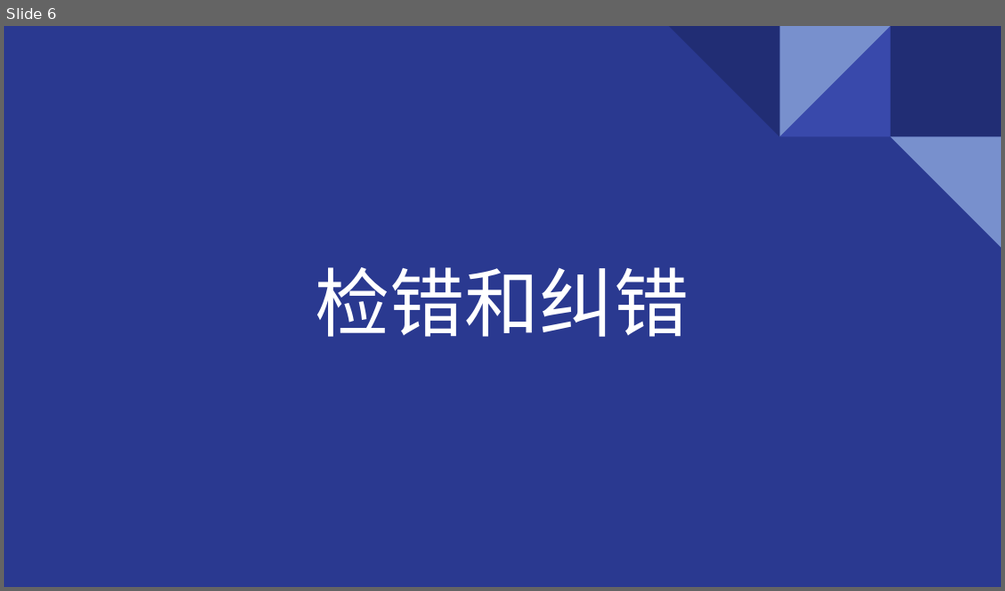
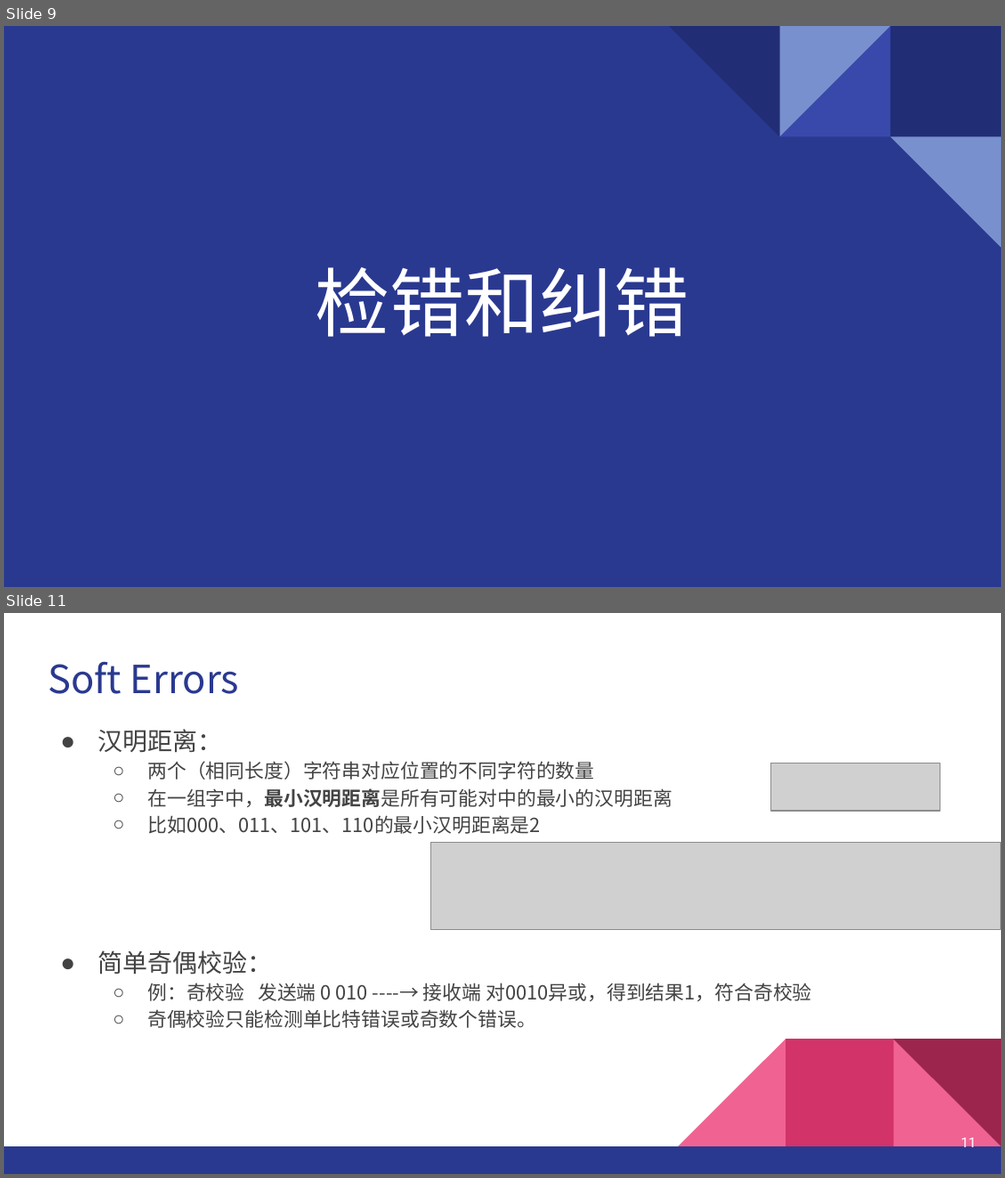
Before and after one commit to GentleBreezeBlow/R4_doc, a slide deck: Report/1-Soft Errors.pptx. Shown one above the other, each under a label of ours: slide 6 before the commit, slides 9 and 11 after it; the slides between them are not shown. The pictures are 1005x591 and 1005x1178 pixels, drawn with LibreOffice and Linux fonts; fonts in the diff are those of the drawing; grey boxes stand for pictures. Boxes give left, top, right and bottom in pixels: in the first picture for what was removed or moved away, otherwise in the second. Text is boxed around its words. In the diff, an @@ line names an element or a change of style, - is before the commit and + after.

```diff
--- a/Report/1-Soft Errors.pptx
+++ b/Report/1-Soft Errors.pptx
@@ slide 11 added at (4, 613, 1001, 1174), background #FFFFFF @@
@@ title added at (48, 661, 239, 694), 28 pt, text #2A3990 @@
+Soft Errors
@@ text added at (97, 729, 811, 1028), 14 pt, text #434343 @@
+● 汉明距离：
+  ○ 两个（相同长度）字符串对应位置的不同字符的数量
+  ○ 在一组字中，最小汉明距离是所有可能对中的最小的汉明距离
+  ○ 比如000、011、101、110的最小汉明距离是2
+● 简单奇偶校验：
+  ○ 例：奇校验 发送端 0 010 ----→ 接收端 对0010异或，得到结果1，符合奇校验
+  ○ 奇偶校验只能检测单比特错误或奇数个错误。
@@ picture added at (770, 763, 940, 811) @@
@@ picture added at (430, 843, 1001, 929) @@
@@ group added at (4, 1038, 1001, 1174): 3 right triangles, 2 rectangles @@
@@ page number added at (961, 1137, 976, 1151), 10 pt, text #FFFFFF @@
+11
@@ what was slide 6 is now slide 9 @@
```
Also in this commit, not shown: 1 slide changed, 8 other slides added, 1 other file.
